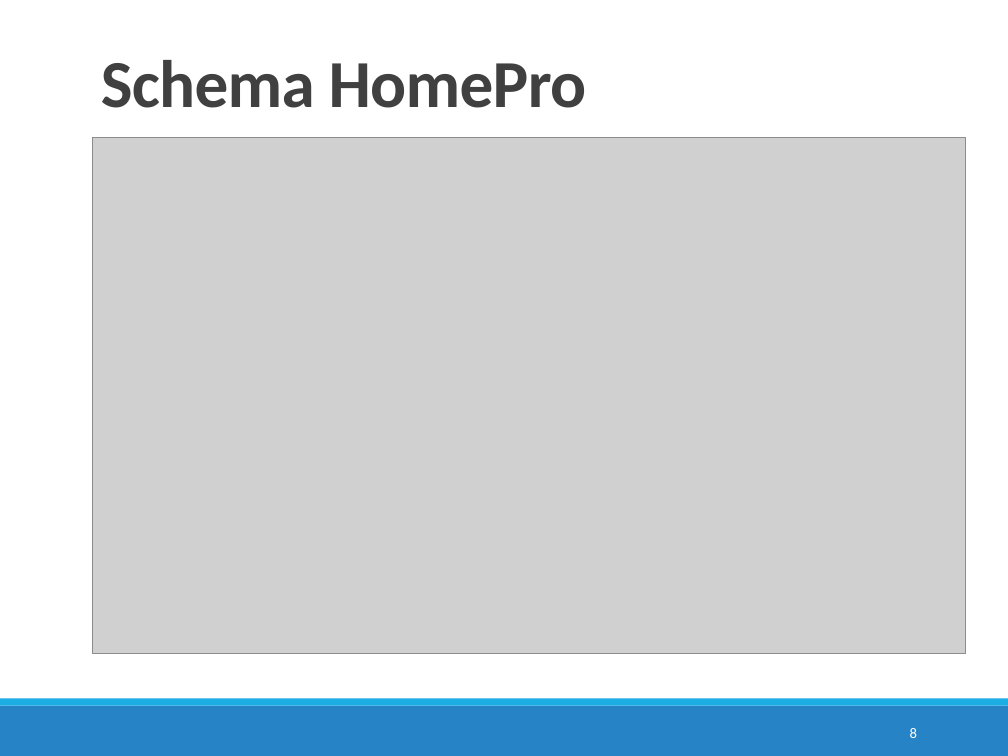
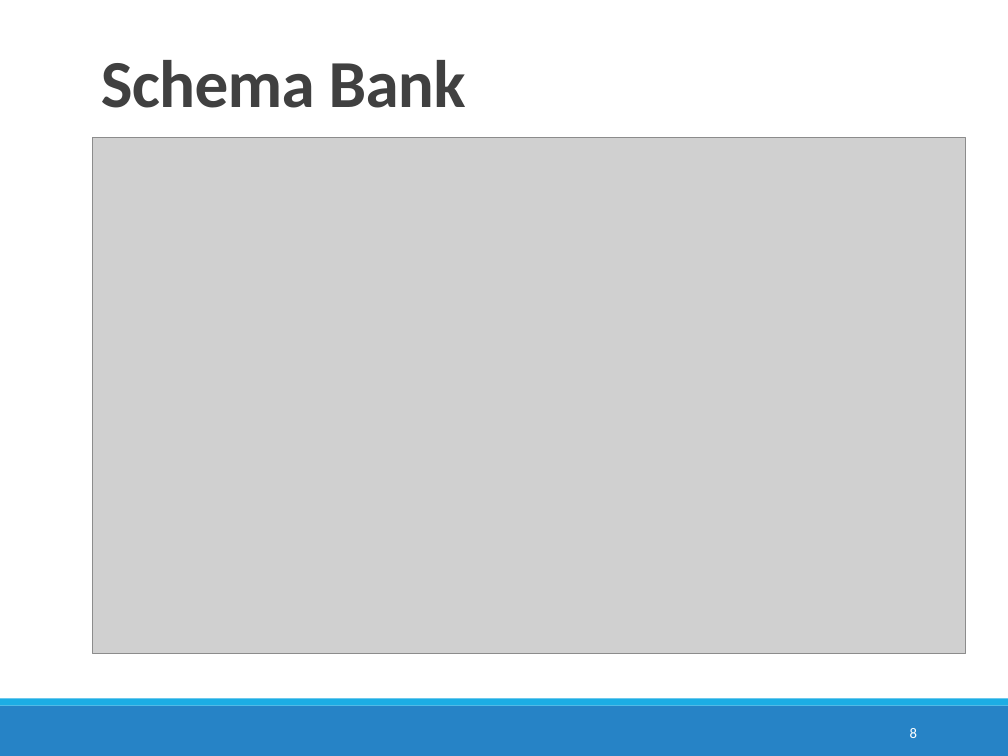
Before and after one commit to Andriisu/DatabaseLessons, a slide deck: slide 8 of Lesson1/Database-1.pptx. Drawn at 1008x756 pixels with LibreOffice and Linux fonts; fonts in the diff are those of the drawing; grey boxes stand for pictures. Boxes give left, top, right and bottom in pixels: in the first picture for what was removed or moved away, otherwise in the second. Text is boxed around its words. In the diff, an @@ line names an element or a change of style, - is before the commit and + after.

```diff
--- a/Lesson1/Database-1.pptx
+++ b/Lesson1/Database-1.pptx
@@ title at <box>101,60,466,108</box>: text changed @@
-Schema HomePro
+Schema Bank
```
Also in this commit, not shown: 3 other files.
